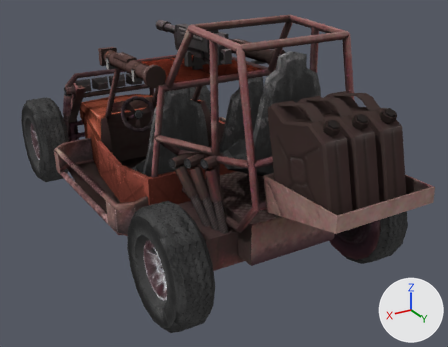
An edit to the Blender file Tutorial.2.2/Assets/Models/Buggy/Buggy.blend, drawn before and after from the same camera.
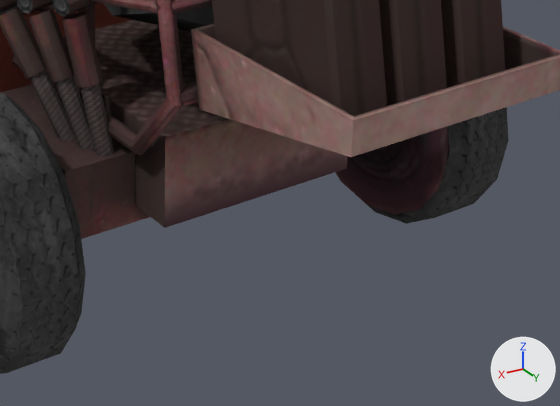
Old and new are each drawn whole from a 50 mm lens placed at (2.39, 4.42, 2.65), pointed at (-0.11, 0.25, 0.57) and again close up on the part from 39% to 96% of the width and 47% to 100% of the height. The lights are fixed; the arrows at lower right show +X, +Y and +Z.

The older version as bpy lines, for what is in view:
```python
me_mesh = bpy.data.meshes.new('Mesh')
me_mesh.from_pydata(...)  # 2039 vertices, 1431 faces; spans x -0.94..0.93, y -2.23..2.21, z -0.74..0.95
me_mesh.polygons.foreach_set('use_smooth', [True] * 1431)
me_mesh.materials.append(mat_buggy)
me_mesh_004 = bpy.data.meshes.new('Mesh.004')
me_mesh_004.from_pydata(...)  # 113 vertices, 105 faces; spans x -0.184..0.092, y -0.433..0.433, z -0.433..0.433
me_mesh_004.polygons.foreach_set('use_smooth', [True] * 105)
me_mesh_004.materials.append(mat_buggy)
me_mesh_005 = bpy.data.meshes.new('Mesh.005')
me_mesh_005.from_pydata(...)  # 113 vertices, 105 faces; spans x -0.092..0.184, y -0.433..0.433, z -0.433..0.433
me_mesh_005.polygons.foreach_set('use_smooth', [True] * 105)
me_mesh_005.materials.append(mat_buggy)
ob_buggy = bpy.data.objects.new('buggy', me_mesh)
ob_buggy.location = (0.003, 0.006, 0.979)
ob_wheelbl = bpy.data.objects.new('WheelBL', me_mesh_004)
ob_wheelbl.location = (0.897, 1.123, 0.417)
ob_wheelbr = bpy.data.objects.new('WheelBR', me_mesh_005)
ob_wheelbr.location = (-0.897, 1.123, 0.417)
```
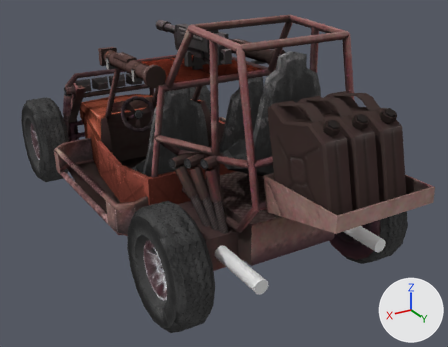
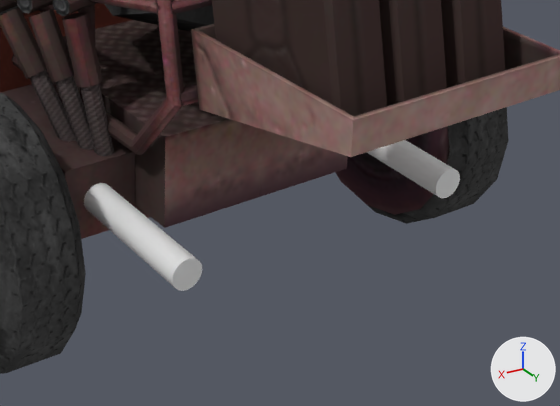
Pixel boxes (x1, y1, x2, y2) of what changed, in the close-ups (560 x 406 px):
'ExhaustL', added: after (84, 183, 202, 291)
'ExhaustR', added: after (367, 140, 460, 198)

Diff of the bpy script that builds the scene:
```diff
--- a/Tutorial.2.2/Assets/Models/Buggy/Buggy.blend.py
+++ b/Tutorial.2.2/Assets/Models/Buggy/Buggy.blend.py
@@ me_cylinder_001 @@
+me_cylinder_001.from_pydata(...)  # a 32-sided cylinder along y spanning x -0.551..-0.449, y 0.882..1.718, z 0.419..0.521
@@ me_cylinder @@
+me_cylinder.from_pydata(...)  # a 32-sided cylinder along y spanning x 0.449..0.551, y 0.882..1.718, z 0.419..0.521
@@ ob_exhaustr @@
+ob_exhaustr = bpy.data.objects.new('ExhaustR', me_cylinder_001)
+ob_exhaustr.location = (0.0, 0.0, 0.0)
@@ ob_exhaustl @@
+ob_exhaustl = bpy.data.objects.new('ExhaustL', me_cylinder)
+ob_exhaustl.location = (0.0, 0.0, 0.0)
```
